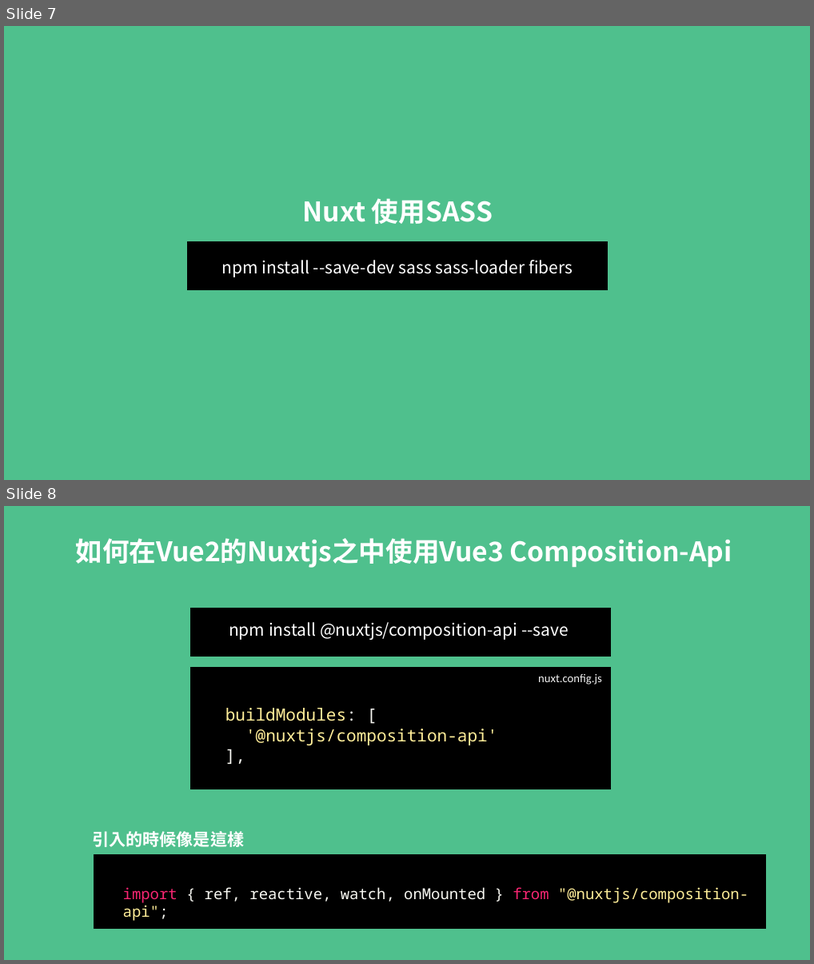
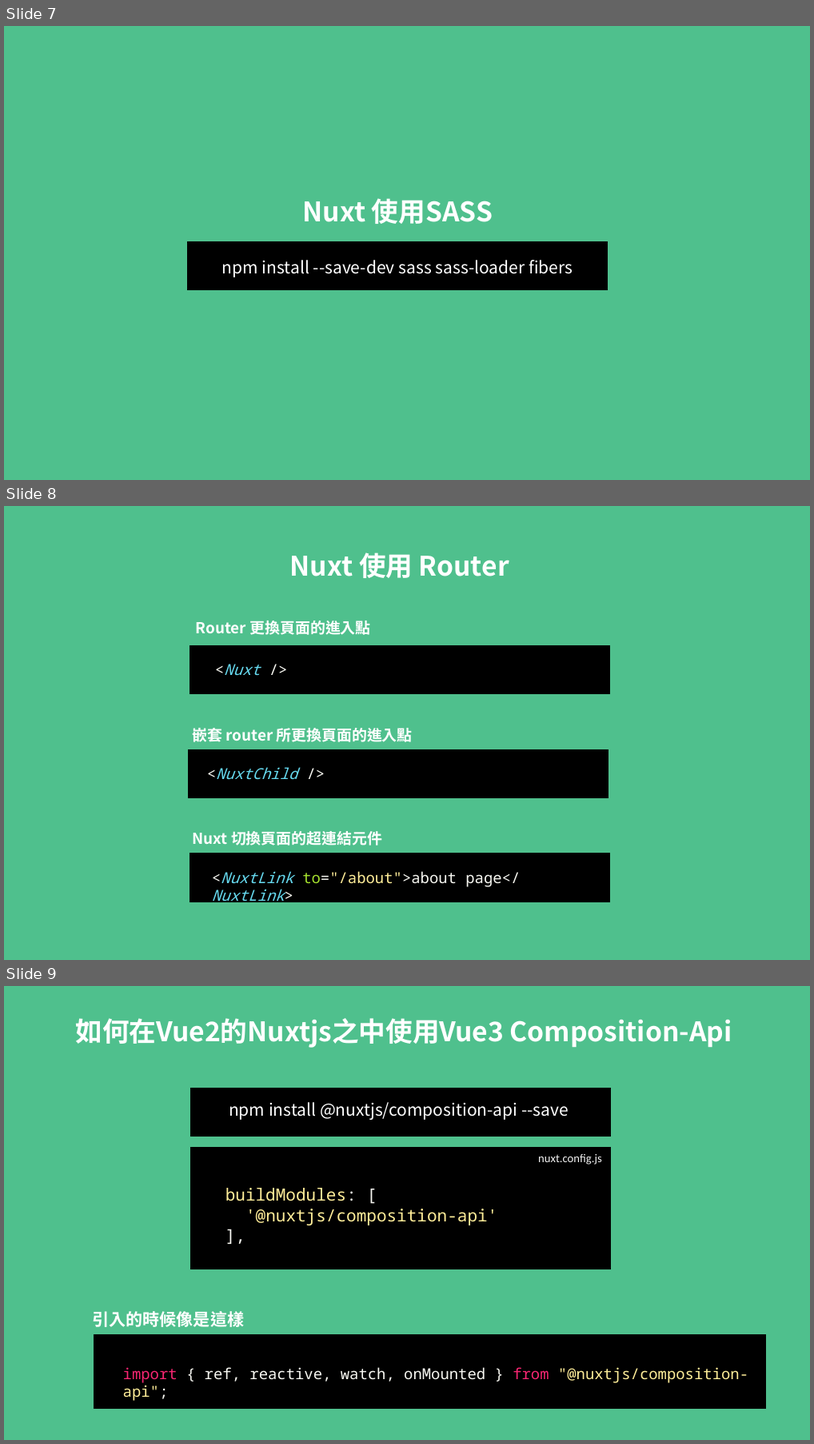
Before and after one commit to MikeOnlineCourse/Vue3_Course_Nuxt_Example, a slide deck: nuxt.pptx. Shown one above the other, each under a label of ours: slides 7 and 8 before the commit, slides 7, 8 and 9 after it. The pictures are 814x964 and 814x1444 pixels, drawn with LibreOffice and Linux fonts; fonts in the diff are those of the drawing. Boxes give left, top, right and bottom in pixels: in the first picture for what was removed or moved away, otherwise in the second. Text is boxed around its words. In the diff, an @@ line names an element or a change of style, - is before the commit and + after.

Commit message:
add ppt

```diff
--- a/nuxt.pptx
+++ b/nuxt.pptx
@@ slide 8 added at [4, 506, 810, 960], background #4FC08D @@
@@ title added at [290, 552, 510, 578], 32 pt, text #FFFFFF, bold @@
+Nuxt 使用 Router
@@ text added at [196, 620, 371, 635], 18 pt, text #FFFFFF, bold @@
+Router 更換頁面的進入點
@@ rectangle added at [190, 646, 610, 694], fill #000000, outline #000000 1 pt @@
@@ text added at [224, 664, 260, 675], 18 pt, text #66D9EF, italic @@
+<Nuxt />
@@ text added at [193, 728, 413, 742], 18 pt, text #FFFFFF, bold @@
+嵌套 router 所更換頁面的進入點
@@ rectangle added at [189, 749, 608, 797], fill #000000, outline #000000 1 pt @@
@@ text added at [216, 767, 298, 779], 18 pt, text #66D9EF, italic @@
+<NuxtChild />
@@ text added at [193, 831, 382, 845], 18 pt, text #FFFFFF, bold @@
+Nuxt 切換頁面的超連結元件
@@ rectangle added at [190, 853, 610, 902], fill #000000, outline #000000 1 pt @@
@@ text added at [212, 871, 520, 906], 18 pt, text #66D9EF @@
+<NuxtLink to="/about">about page</NuxtLink>
@@ what was slide 8 is now slide 9 @@
```
